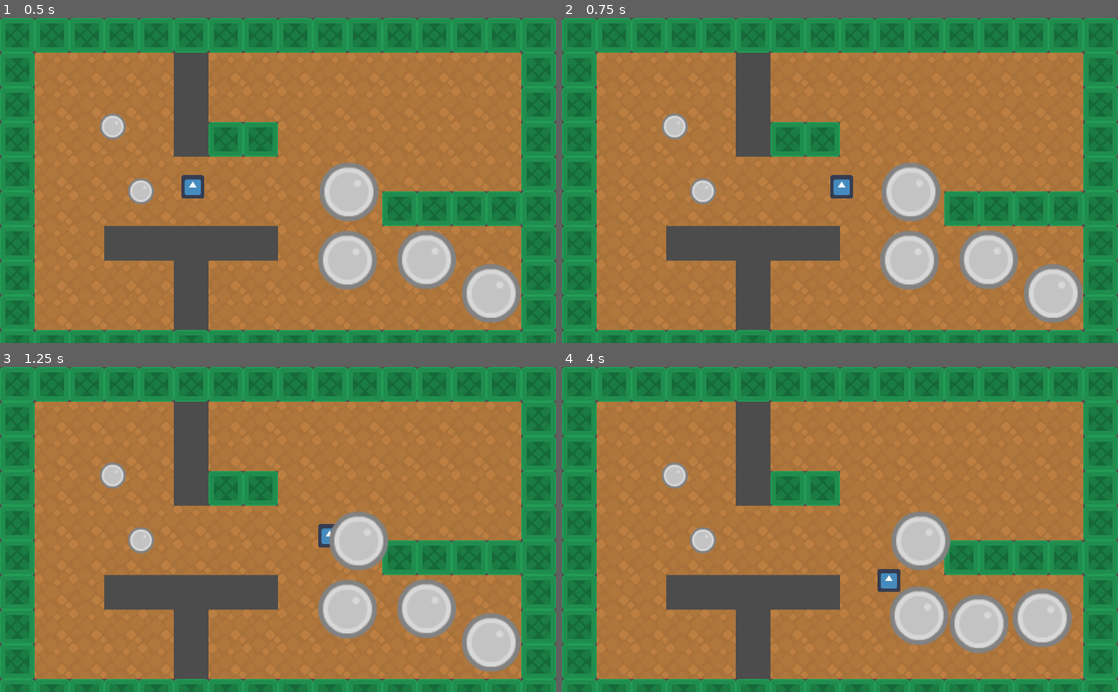
Above: before the commit, frames 1-4 (two rows, left to right).
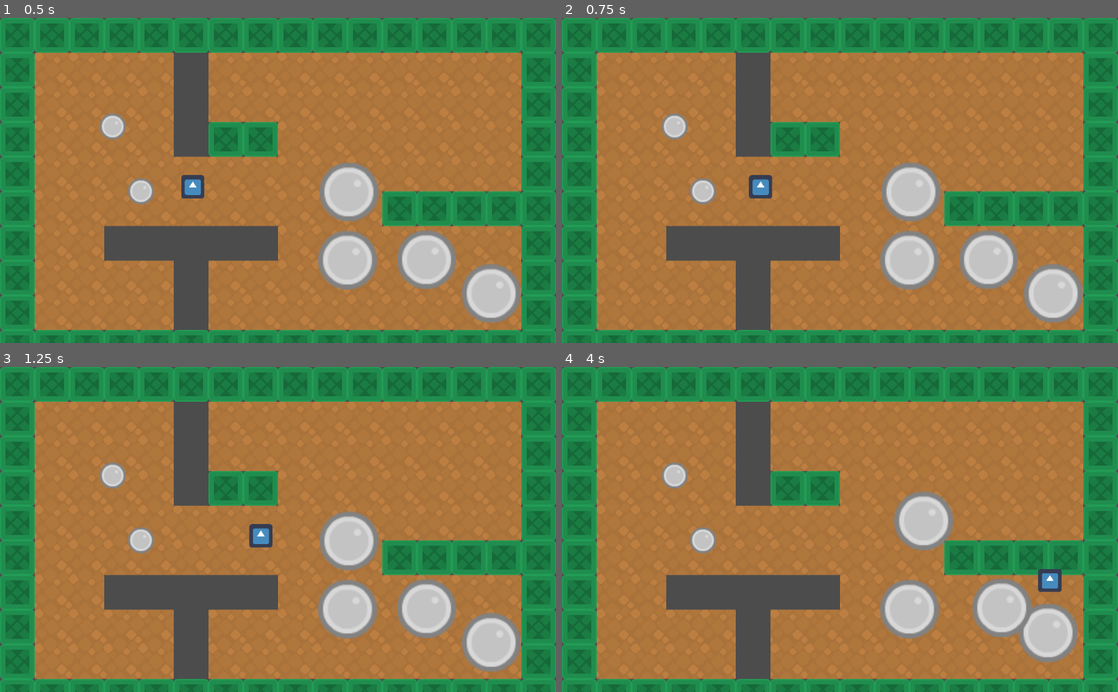
Above: after the commit, the same moments.

Repository: lendroit/welcome_thomas
Game: Godot game, scene res://World.tscn
The game is run twice, just before and just after one commit, with the same random seed, the same clock (stepped at 60 frames per second) and the same inputs. The engine's default icon, where the game draws it, is replaced by a stand-in: a white triangle on a blue panel in a dark square.
Inputs:
- Up to frame 1 (0.5 s): no input
- Up to frame 2 (0.75 s): tap Enter (ui_accept) at 0.5 s; hold Right (ui_right) from 0.53 s (still down)
- Up to frame 3 (1.25 s): keep holding Right (ui_right); tap Enter (ui_accept) at 0.77 s
- Up to frame 4 (4 s): release Right (ui_right) at 1.28 s; hold Down (ui_down) 1.28-2.03 s; tap Enter (ui_accept) at 1.52, 3.02, 3.77 s; hold Right (ui_right) 2.03-2.78 s; hold Up (ui_up) 2.78-3.53 s; hold Left (ui_left) from 3.53 s (still down)

Frame 1 is identical in both runs. In frame 2, 0.6% of the frame differs, in the area x 33-53%, y 48-56%; in frame 3, 1.3%; in frame 4, 6.3%, in the area x 56-93%, y 38-91%.

Commit message:
feature: improve movement inertia

Diff:
--- a/Player/Player.gd
+++ b/Player/Player.gd
@@ -2,6 +2,9 @@
 
 export (int) var speed = 800
 export (int) var push = 100
+const ACCELERATION = 500
+const MAX_SPEED = 1000
+const FRICTION = 1000
 
 var velocity = Vector2.ZERO
 var item_held = null
@@ -9,8 +12,6 @@
 onready var reachableObjectsArea = $ReachableObjectsArea
 
 func get_input():
-	velocity.x = 0
-	velocity.y = 0
 	if Input.is_action_just_pressed("ui_accept"):
 		if !item_held:
 			var reachable_item = reachableObjectsArea.get_item_if_any()
@@ -19,14 +20,8 @@
 		else:
 			_drop_item()
 
-	if Input.is_action_pressed("ui_right"):
-		velocity.x += speed
-	if Input.is_action_pressed("ui_left"):
-		velocity.x -= speed
-	if Input.is_action_pressed("ui_up"):
-		velocity.y -= speed
-	if Input.is_action_pressed("ui_down"):
-		velocity.y += speed
+
+	velocity = move_and_slide(velocity)
 
 func _pick_item(item: Node2D):
 	item_held = item
@@ -40,8 +35,20 @@
 
 
 func _physics_process(delta):
-	get_input()
-	velocity = move_and_slide(velocity, Vector2.ZERO, false, 4, PI/4, false)
+	var input_vector = Vector2.ZERO
+	input_vector.x = Input.get_action_strength("ui_right") - Input.get_action_strength("ui_left")
+	input_vector.y = Input.get_action_strength("ui_down") - Input.get_action_strength("ui_up")
+
+
+	if input_vector.length() > 1:
+		input_vector = input_vector.normalized()
+
+	if input_vector != Vector2.ZERO:
+		velocity = velocity.move_toward(input_vector * MAX_SPEED, ACCELERATION * delta)
+	else:
+		velocity = velocity.move_toward(Vector2.ZERO, FRICTION * delta)
+
+	velocity = move_and_slide(velocity)
 
 	for index in get_slide_count():
 		var collision = get_slide_collision(index)
--- a/World.tscn
+++ b/World.tscn
@@ -8,7 +8,7 @@
 [node name="World" type="Node2D"]
 
 [node name="TileMap" parent="." instance=ExtResource( 2 )]
-tile_data = PoolIntArray( 0, 2, 65539, 1, 2, 65539, 2, 2, 65 …(2151 unchanged characters)… 5539, 589838, 2, 65539, 589839, 2, 65539, 851984, 1, 0 )
+tile_data = PoolIntArray( 0, 2, 65539, 1, 2, 65539, 2, 2, 65 …(2151 unchanged characters)… 5539, 589838, 2, 65539, 589839, 2, 65539 )
 
 [node name="Barrel" parent="." instance=ExtResource( 3 )]
 position = Vector2( 207.567, 200.354 )
